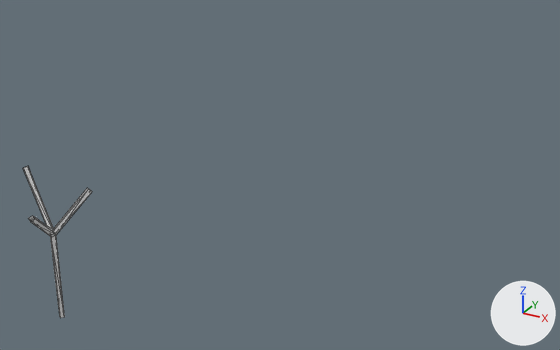
The glTF model my-portfolio/static/models/trees/Abedul-tree/Abedul-tree-references.glb, before and after one commit.
Both versions are drawn from a 50 mm lens placed at (3.29, -4.01, 7.97), pointed at (-4.3, 9.8, 1.06). The axes (+X, +Y, +Z) are drawn at lower right. The lights are the same throughout. The first picture is the older version. Mesh edges are drawn as thin lines. Where no turn or scale is listed for an object, it has been applied to the vertices.

Objects in the first picture: 'GN Instance.001', 'treeBody.001'.
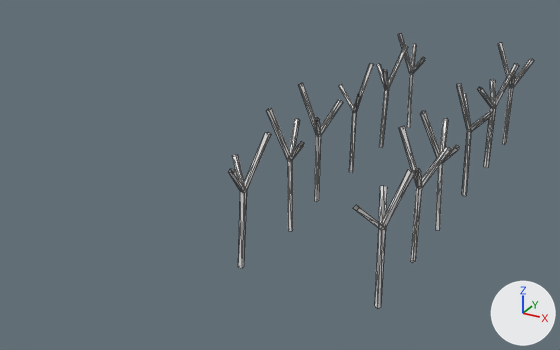
Patch to the scene script:
```diff
--- a/my-portfolio/static/models/trees/Abedul-tree/Abedul-tree-references.glb.py
+++ b/my-portfolio/static/models/trees/Abedul-tree/Abedul-tree-references.glb.py
@@ ob_treebody_001 @@
 ob_treebody_001 = bpy.data.objects.new('treeBody.001', me_plane_006)
-ob_treebody_001.location = (-5.72, 4.33, 0.12)
-ob_treebody_001.rotation_euler = (0.0, 0.0, 0.26)  # degrees (0, 0, 15)
+ob_treebody_001.location = (-3.72, 16.56, 0.12)
+ob_treebody_001.rotation_euler = (0.0, 0.0, 1.006)  # degrees (0, 0, 58)
@@ ob_gn_instance_001 @@
-ob_gn_instance_001 = bpy.data.objects.new('GN Instance.001', me_plane_010)
@@ ob_treebody_003 @@
+ob_treebody_003 = bpy.data.objects.new('treeBody.003', me_plane_013)  # 28 vertices, 32 faces; spans x -0.5..0.37, y -0.51..0.74, z 0.0..2.79
+ob_treebody_003.location = (-0.94, 16.56, 0.12)
@@ ob_treebody_014 @@
+ob_treebody_014 = bpy.data.objects.new('treeBody.014', me_plane_024)  # 28 vertices, 32 faces; spans x -0.41..0.44, y -0.32..0.76, z 0.0..2.79
+ob_treebody_014.location = (-3.71, 9.19, 0.12)
@@ ob_treebody_013 @@
+ob_treebody_013 = bpy.data.objects.new('treeBody.013', me_plane_013.copy())
+ob_treebody_013.location = (-0.92, 9.19, 0.12)
@@ ob_treebody_011 @@
+ob_treebody_011 = bpy.data.objects.new('treeBody.011', me_plane_022)  # 28 vertices, 32 faces; spans x -0.26..0.5, y -0.78..0.48, z 0.0..2.79
+ob_treebody_011.location = (-0.92, 7.32, 0.12)
@@ ob_treebody_010 @@
+ob_treebody_010 = bpy.data.objects.new('treeBody.010', me_plane_021)  # 28 vertices, 32 faces; spans x -0.41..0.42, y -0.59..0.52, z -0.01..2.77
+ob_treebody_010.location = (-3.83, 7.33, 0.12)
@@ ob_treebody_009 @@
+ob_treebody_009 = bpy.data.objects.new('treeBody.009', me_plane_020)  # 28 vertices, 32 faces; spans x -0.5..0.26, y -0.48..0.77, z 0.0..2.79
+ob_treebody_009.location = (-3.87, 10.79, 0.12)
@@ ob_treebody_008 @@
+ob_treebody_008 = bpy.data.objects.new('treeBody.008', me_plane_019)  # 28 vertices, 32 faces; spans x -0.49..0.46, y -0.69..0.39, z 0.0..2.79
+ob_treebody_008.location = (-3.86, 12.73, 0.12)
@@ ob_treebody_007 @@
+ob_treebody_007 = bpy.data.objects.new('treeBody.007', me_plane_021.copy())
+ob_treebody_007.location = (-3.84, 14.7, 0.12)
@@ ob_treebody_006 @@
+ob_treebody_006 = bpy.data.objects.new('treeBody.006', me_plane_017)  # 28 vertices, 32 faces; spans x -0.42..0.42, y -0.52..0.59, z -0.01..2.77
+ob_treebody_006.location = (-0.94, 10.78, 0.12)
@@ ob_treebody_005 @@
+ob_treebody_005 = bpy.data.objects.new('treeBody.005', me_plane_016)  # 28 vertices, 32 faces; spans x -0.47..0.49, y -0.4..0.68, z 0.0..2.79
+ob_treebody_005.location = (-0.94, 12.75, 0.12)
@@ ob_treebody_004 @@
+ob_treebody_004 = bpy.data.objects.new('treeBody.004', me_plane_022.copy())
+ob_treebody_004.location = (-0.94, 14.69, 0.12)
```

Location of each change, (x1, y1, x2, y2) in pixels of the pictures (560 x 350 px):
'treeBody.001', moved, turned: before (23, 166, 92, 318); after (398, 33, 426, 128)
'treeBody.011', added: after (353, 169, 415, 308)
'treeBody.010', added: after (228, 132, 271, 268)
'treeBody.013', added: after (399, 126, 451, 263)
'treeBody.014', added: after (267, 108, 304, 231)
'treeBody.006', added: after (421, 111, 460, 230)
'treeBody.009', added: after (299, 83, 343, 202)
'treeBody.004', added: after (477, 63, 519, 168)
'treeBody.005', added: after (457, 84, 493, 196)
'treeBody.003', added: after (498, 43, 534, 145)
'treeBody.007', added: after (377, 46, 408, 147)
'treeBody.008', added: after (339, 63, 374, 173)
'GN Instance.001', deleted: before (36, 188, 91, 316)
